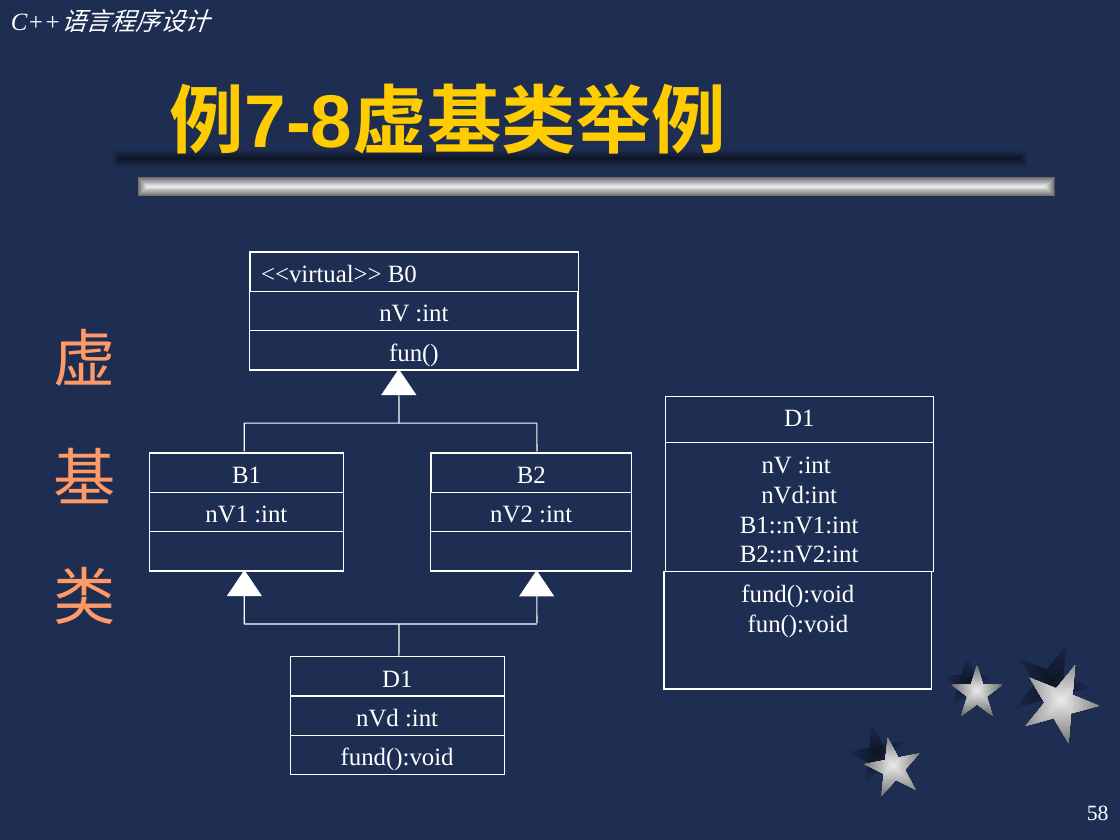
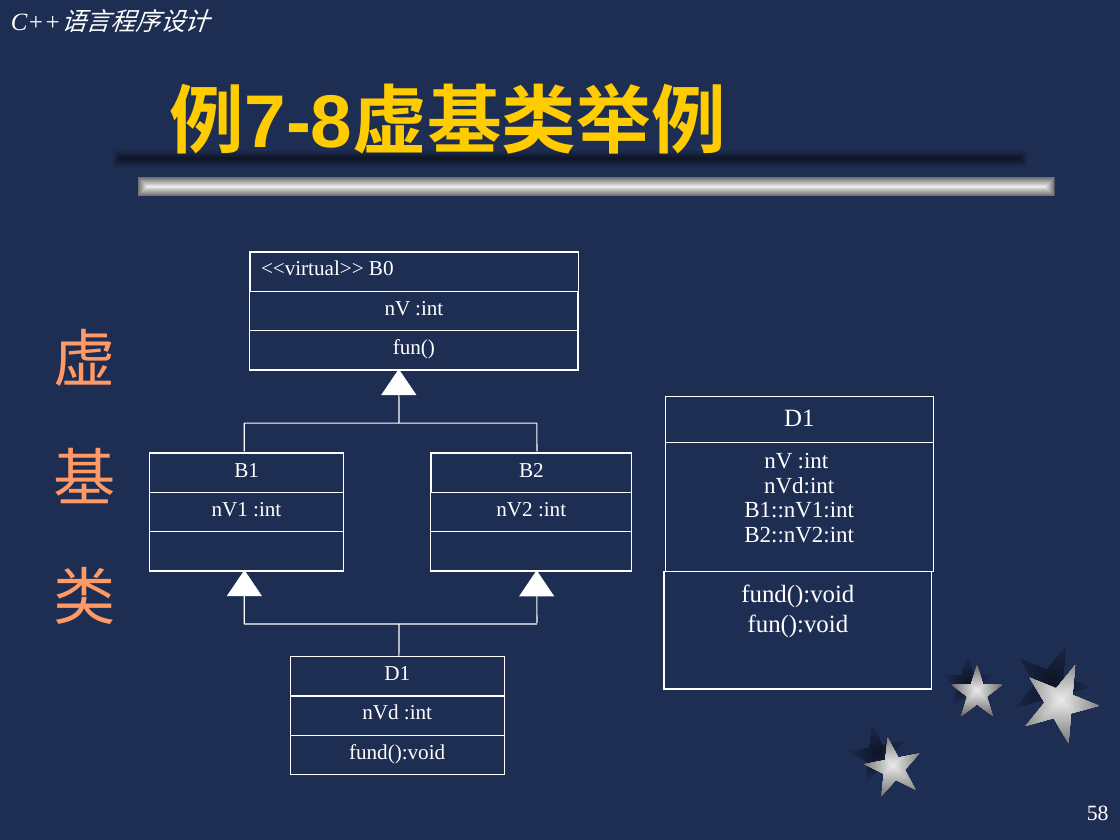
Before and after one commit to cugwhp/OOPCPP, a slide deck: slide 58 of 02.PPT/第7章 继承与派生/c++7.ppt. Drawn at 1120x840 pixels with LibreOffice and Linux fonts; fonts in the diff are those of the drawing. Boxes give left, top, right and bottom in pixels: in the first picture for what was removed or moved away, otherwise in the second. Text is boxed around its words. In the diff, an @@ line names an element or a change of style, - is before the commit and + after.

```diff
--- a/02.PPT/第7章 继承与派生/c++7.ppt
+++ b/02.PPT/第7章 继承与派生/c++7.ppt
@@ size 16 to 13.6 pt; line spacing 1 to 0.9 in 10 elements at [149,454,343,493], [149,493,343,532], [431,454,632,493], [431,493,632,532], [290,656,504,696], [290,696,504,735], [290,736,504,775], [250,252,578,291], [250,291,578,330], [250,330,578,370] @@
@@ rectangle "nV :int" at [665,442,933,571]: size 16 to 14.8 pt; line spacing 1 to 0.9 @@
```
Also in this commit, not shown: 1 other slide changed, 11 other files.
